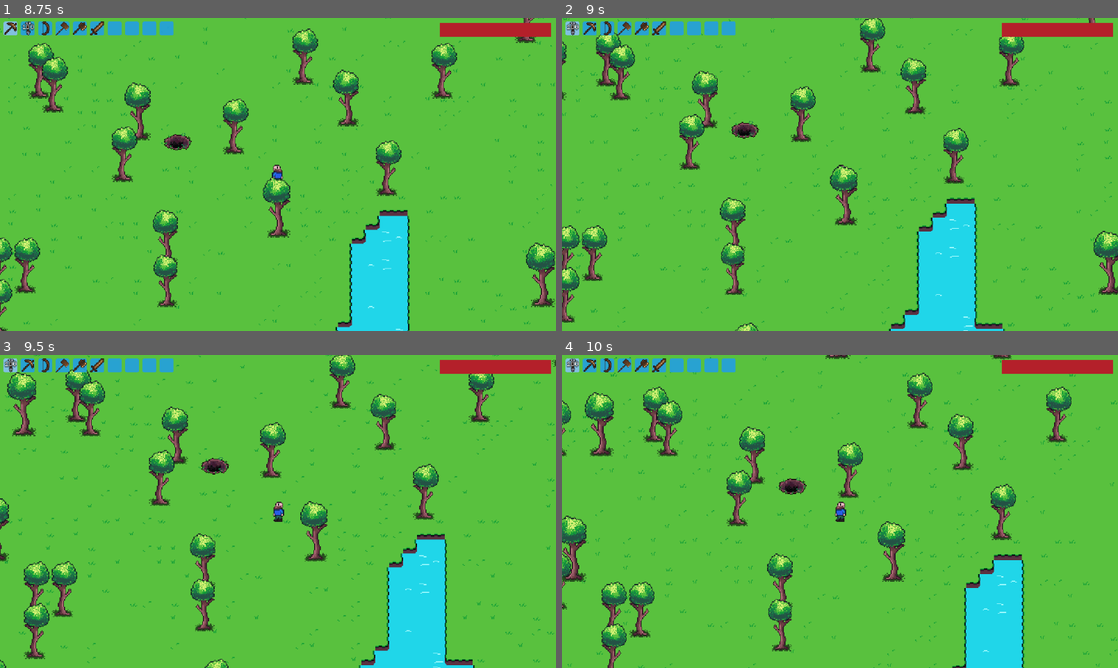
Above: before the commit, frames 1-4 (two rows, left to right).
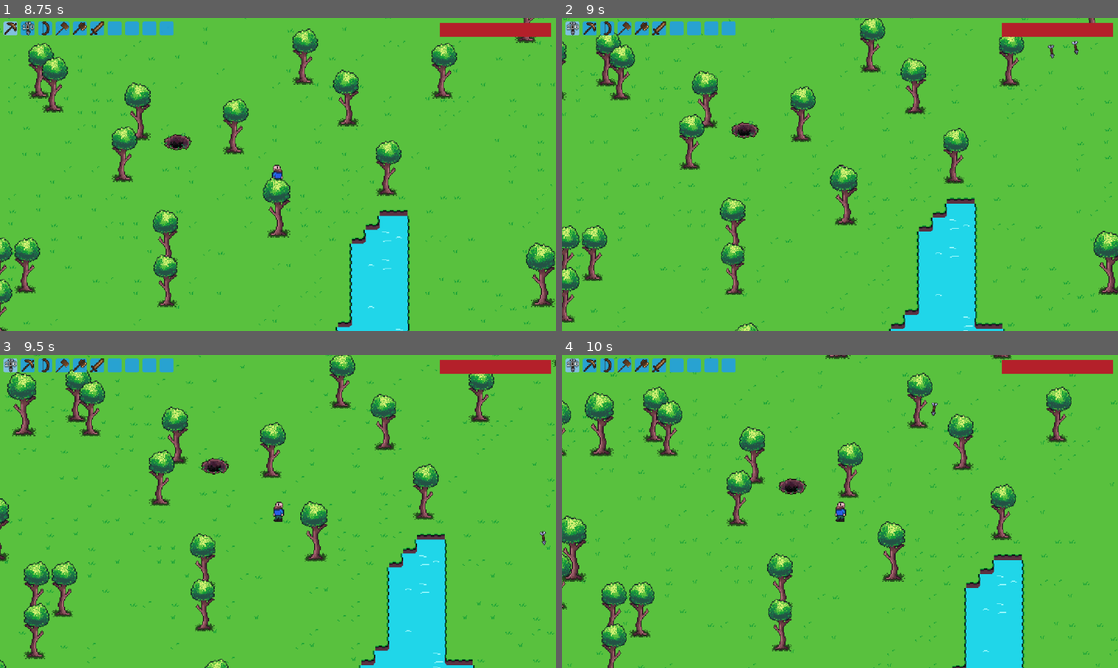
Above: after the commit, the same moments.

Repository: spsJakubSzydlowski/Evergrint
Game: Godot game, scene res://scenes/main.tscn
Two runs of this game, one before a commit and one after it. Both use one fixed random seed, a clock stepped at 60 frames per second and the inputs below.
Inputs (mouse positions are in pixels of both pictures, inside the frame that each line leads up to):
- Up to frame 1 (8.75 s): tap Enter at 0.5 s; move the mouse to (11, 27) at 0.52 s; press the mouse at (11, 27) at 0.53 s; hold Right 0.53-1.28 s; tap A (a) at 0.6, 3.8, 4.35, 7.55 s; move the mouse to (27, 27) at 1.27 s; release the mouse at (27, 27) at 1.28 s; hold Down 1.28-2.03 s; click (27, 27) at 1.35 s; tap D (d) at 1.55, 2.1, 5.3, 5.85 s; move the mouse to (11, 27) at 2.02 s; hold Right 2.03-2.78 s; click (11, 27) at 2.17 s; tap S (s) at 2.3, 2.85, 6.05, 6.6 s; move the mouse to (27, 27) at 2.77 s; hold Up 2.78-3.53 s; click (27, 27) at 2.92 s; tap W (w) at 3.05, 3.6, 6.8, 7.35 s; move the mouse to (11, 27) at 3.52 s; hold Left 3.53-5.03 s; click (11, 27) at 3.67 s; move the mouse to (27, 27) at 4.27 s; click (27, 27) at 4.55 s; move the mouse to (11, 27) at 5.02 s; press the mouse at (11, 27) at 5.03 s; hold Down 5.03-5.78 s; move the mouse to (27, 27) at 5.77 s; release the mouse at (27, 27) at 5.78 s; hold Right 5.78-6.53 s; click (27, 27) at 5.92 s; move the mouse to (11, 27) at 6.52 s; hold Up 6.53-7.28 s; click (11, 27) at 6.67 s; move the mouse to (27, 27) at 7.27 s; hold Right 7.28-8.03 s; click (27, 27) at 7.42 s; move the mouse to (11, 27) at 8.02 s; press the mouse at (11, 27) at 8.03 s; hold Down from 8.03 s (still down); tap Alt at 8.1 s
- Up to frame 2 (9 s): move the mouse to (589, 27) at 8.77 s; release Down at 8.78 s; release the mouse at (589, 27) at 8.78 s; hold Left from 8.78 s (still down); tap Shift at 8.85 s; click (589, 27) at 8.92 s
- Up to frame 3 (9.5 s): keep holding Left; tap D (d) at 9.05 s
- Up to frame 4 (10 s): move the mouse to (573, 364) at 9.52 s; release Left at 9.53 s; hold Up from 9.53 s (still down); tap A (a) at 9.6 s; click (573, 364) at 9.67 s; tap S (s) at 9.8 s

Frame 1 is identical in both runs. In frame 2, less than 0.1% of the frame differs, in the area x 87-93%, y 7-13%; in frame 3, less than 0.1%; in frame 4, less than 0.1%.

Commit message:
Update world_entity.gd

Diff:
--- a/scripts/world_entity.gd
+++ b/scripts/world_entity.gd
@@ -5,7 +5,7 @@
 
 @onready var sprite: AnimatedSprite2D = $AnimatedSprite2D
 @onready var health_bar: TextureProgressBar = $HealthBar
-#@onready var anim: AnimationPlayer = $AnimationPlayer
+@onready var collision: CollisionShape2D = $hurt_box/CollisionShape2D
 
 var entity = ""
 var player = null
@@ -79,14 +79,15 @@
 					deal_damage(player)
 					attack_timer = 0.0
 				if is_boss:
-					is_acting = true
-					if last_attack == "rock":
+					if last_attack == "projectiles":
+						is_acting = true
 						AbilityManager.spawn_at_player(self, player)
 						last_attack = "teleport"
 					else:
-						AbilityManager.rock_burst(self, 8)
-						last_attack = "rock"
-
+						AbilityManager.projectile_burst("boulder", self, 8)
+						last_attack = "projectiles"
+				else:
+					AbilityManager.projectile_burst("arrow", self, 6)
 				attack_timer = 0.0
 
 	if not is_acting:
@@ -115,7 +116,7 @@
 		return
 
 	name = entity.id
-
+	collision.shape.size = Vector2(entity.get("hitbox_x"), entity.get("hitbox_y"))
 	var anim_path = "res://sprite_frames/" + entity_id + ".tres"
 	if FileAccess.file_exists(anim_path):
 		var new_frames = load(anim_path)
